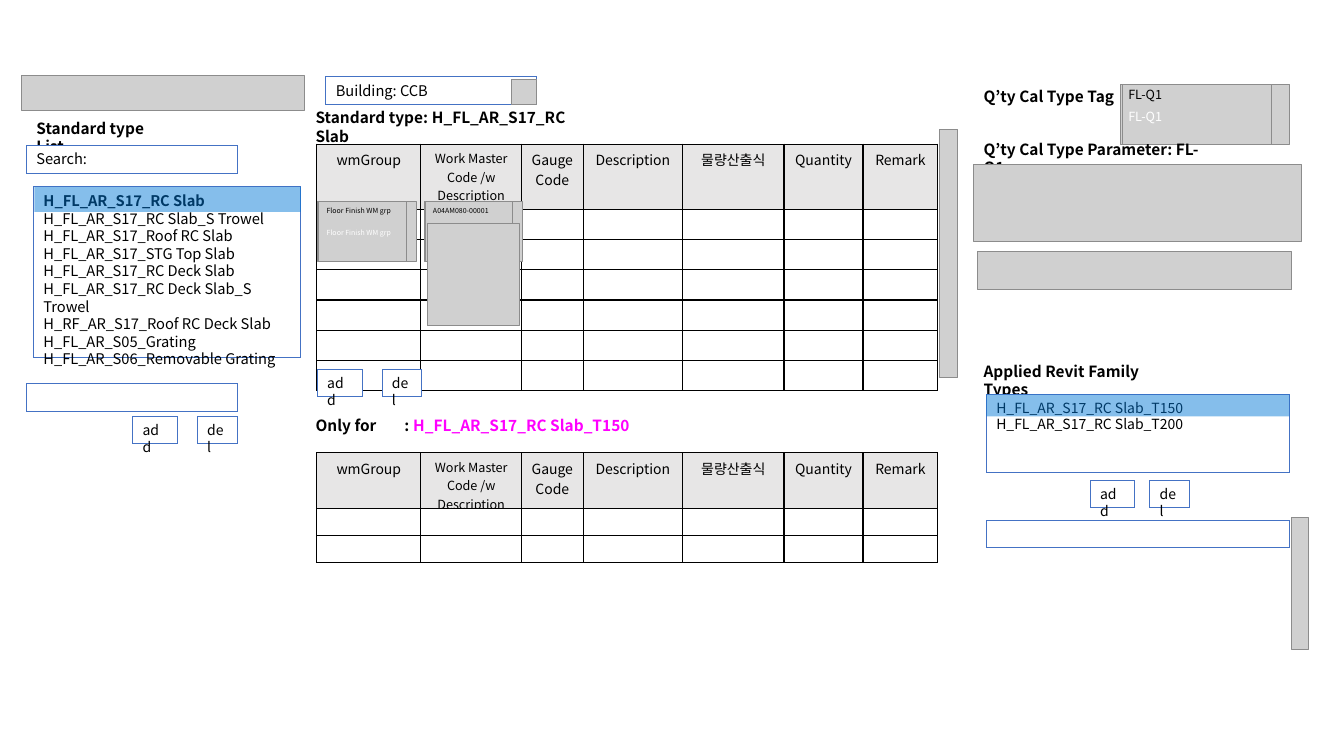
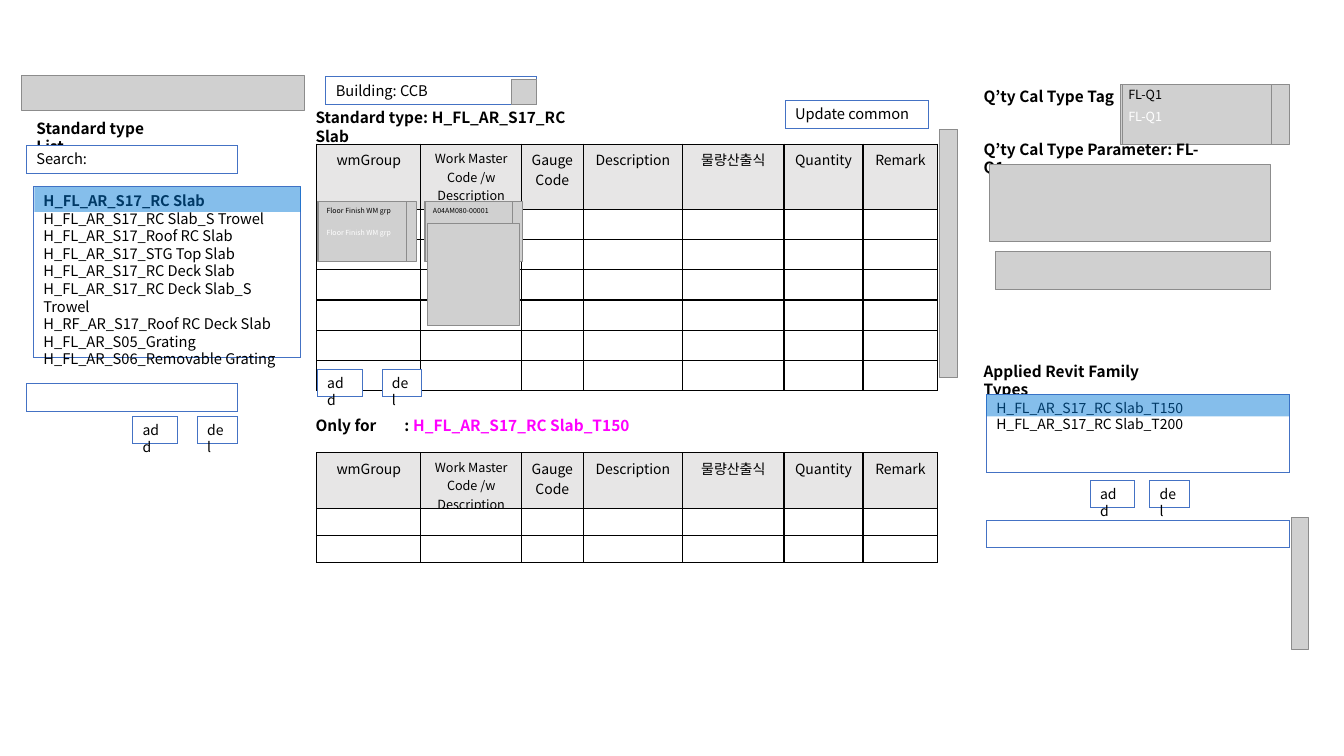
Before and after one commit to hnanmal/mQ, a slide deck: slide 8 of H_FamilyList_FP/화면정의서.pptx. Drawn at 1344x756 pixels with LibreOffice and Linux fonts; fonts in the diff are those of the drawing; grey boxes stand for pictures; background and template pictures are left out. Boxes give left, top, right and bottom in pixels: in the first picture for what was removed or moved away, otherwise in the second. Text is boxed around its words. In the diff, an @@ line names an element or a change of style, - is before the commit and + after.

```diff
--- a/H_FamilyList_FP/화면정의서.pptx
+++ b/H_FamilyList_FP/화면정의서.pptx
@@ rectangle added at (785,100,929,128), fill #FFFFFF, outline #4472C4 0.75 pt, 10.5 pt, text #000000 @@
+Update common
@@ picture: place and size @@
-picture at (974,164,1302,242)
+picture at (990,164,1271,242)
@@ picture: place and size @@
-picture at (978,251,1293,289)
+picture at (996,251,1271,289)
```
Also in this commit, not shown: 1 other slide changed, 9 other files.
